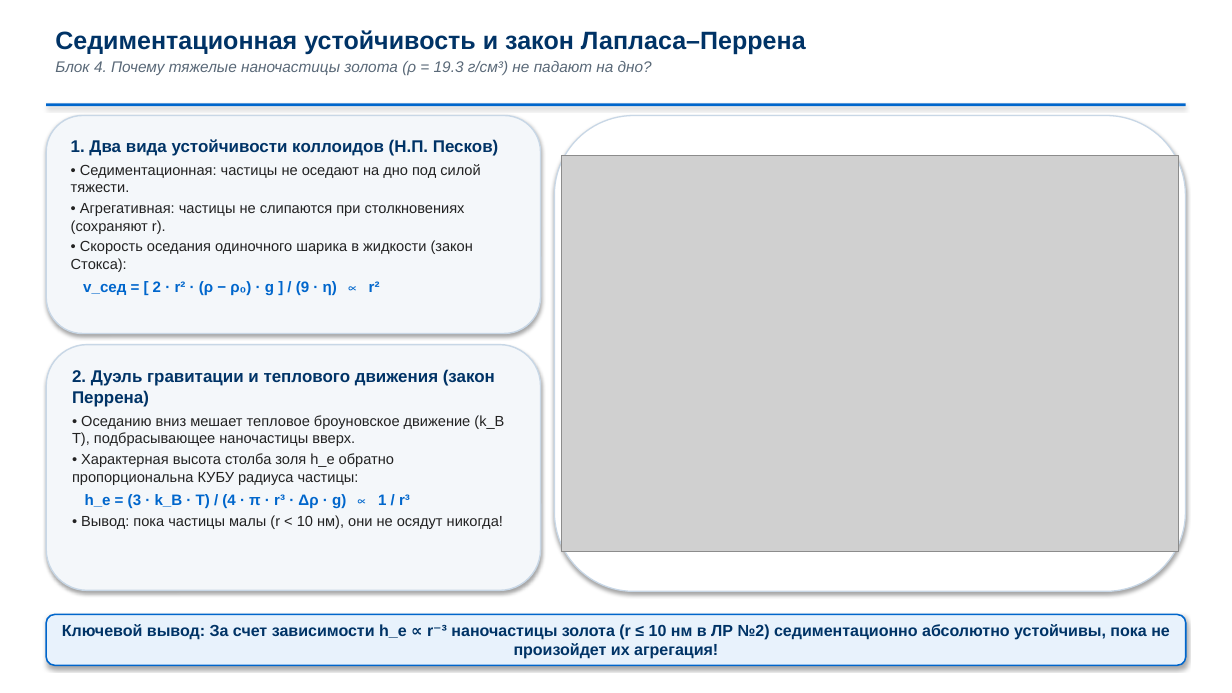
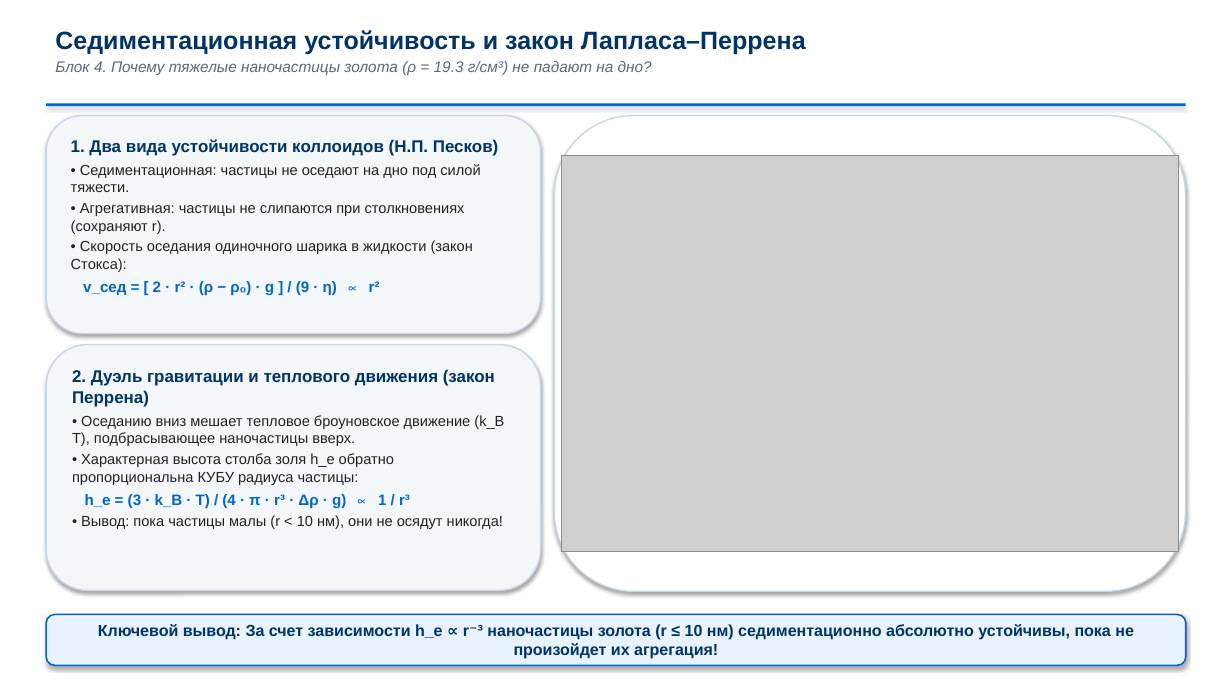
Before and after one commit to brattri3/nanophysics-course, a slide deck: slide 14 of course_materials/semester_4/lectures/lecture_03_colloids.pptx. Drawn at 1232x693 pixels with LibreOffice and Linux fonts; fonts in the diff are those of the drawing; grey boxes stand for pictures. Boxes give left, top, right and bottom in pixels: in the first picture for what was removed or moved away, otherwise in the second. Text is boxed around its words. In the diff, an @@ line names an element or a change of style, - is before the commit and + after.

```diff
--- a/course_materials/semester_4/lectures/lecture_03_colloids.pptx
+++ b/course_materials/semester_4/lectures/lecture_03_colloids.pptx
@@ text in rounded rectangle at <box>98,624,1134,659</box>: text changed @@
-Ключевой вывод: За счет зависимости h_e ∝ r⁻³ наночастицы золота (r ≤ 10 нм в ЛР №2) седиментационно абсолютно устойчивы, пока не произойдет их агрегация!
+Ключевой вывод: За счет зависимости h_e ∝ r⁻³ наночастицы золота (r ≤ 10 нм) седиментационно абсолютно устойчивы, пока не произойдет их агрегация!
```
Also in this commit, not shown: 5 other slides changed, 20 other files.
